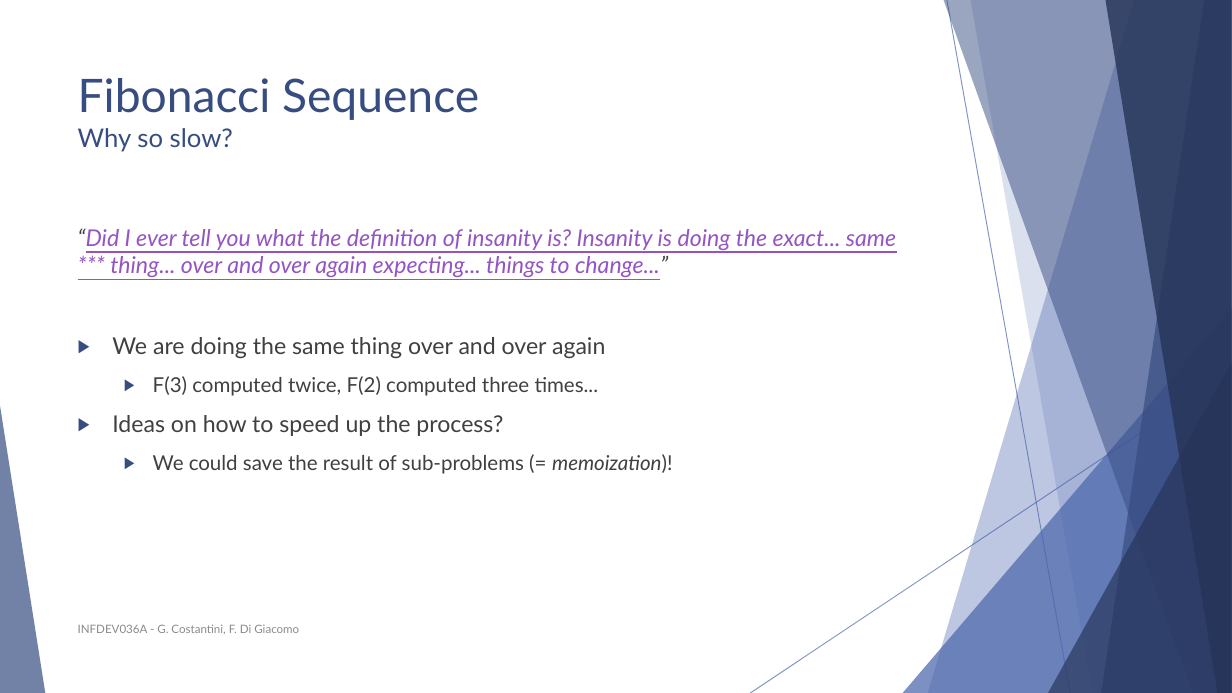
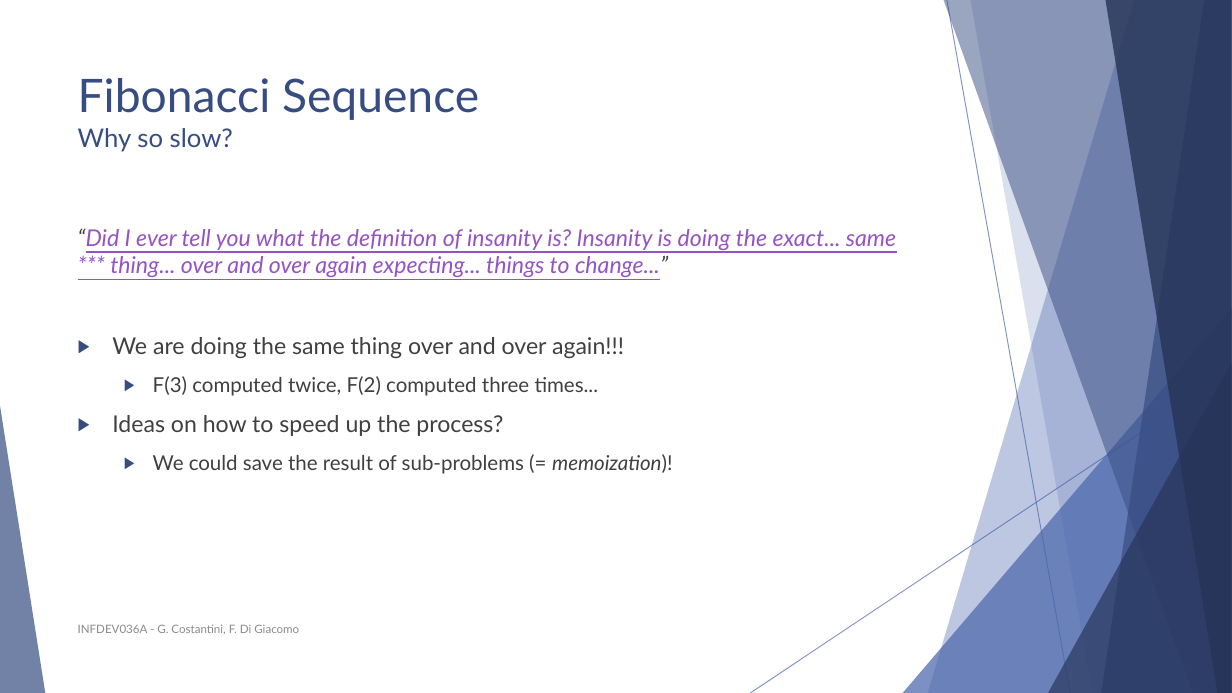
Before and after one commit to FurkanAndac/Development-6A, a slide deck: slide 8 of Lesson slides/Unit 6 - Dynamic Programming, Floyd Warshall.pptx. Drawn at 1232x693 pixels with LibreOffice and Linux fonts; fonts in the diff are those of the drawing. Boxes give left, top, right and bottom in pixels: in the first picture for what was removed or moved away, otherwise in the second. Text is boxed around its words. In the diff, an @@ line names an element or a change of style, - is before the commit and + after.

```diff
--- a/Lesson slides/Unit 6 - Dynamic Programming, Floyd Warshall.pptx
+++ b/Lesson slides/Unit 6 - Dynamic Programming, Floyd Warshall.pptx
@@ text at <box>112,337,624,358</box>: text changed @@
-▶ We are doing the same thing over and over again
+▶ We are doing the same thing over and over again!!!
```
Also in this commit, not shown: 3 other slides changed, 1 other file.
